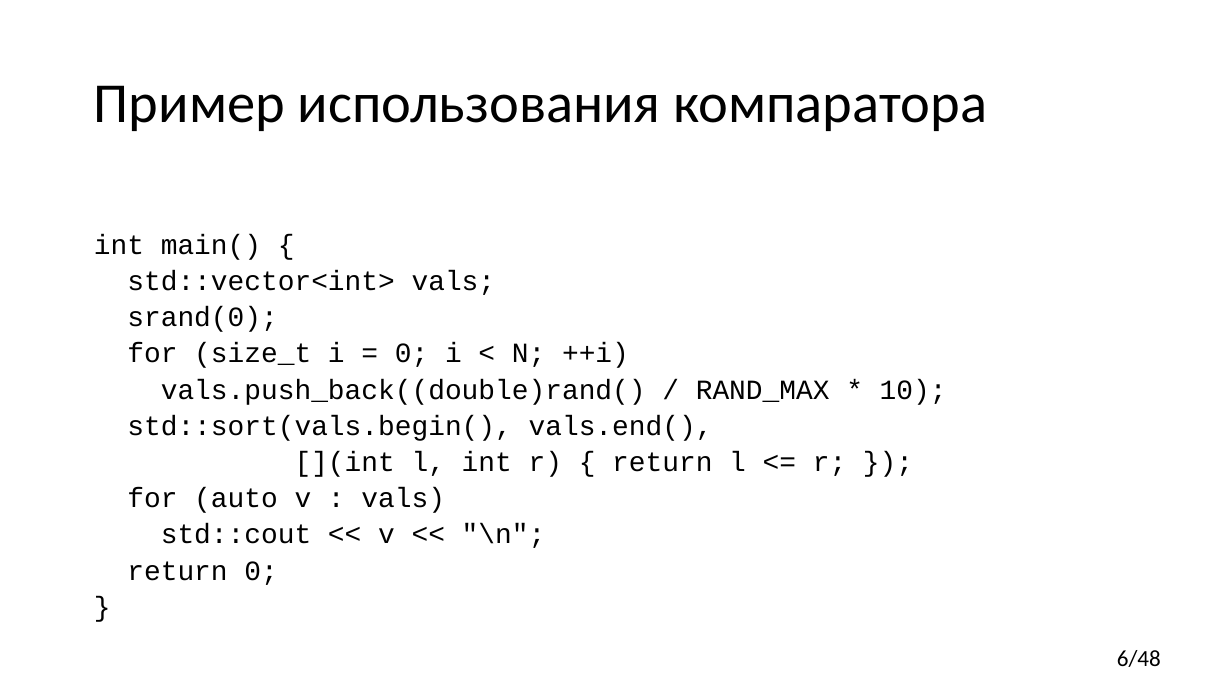
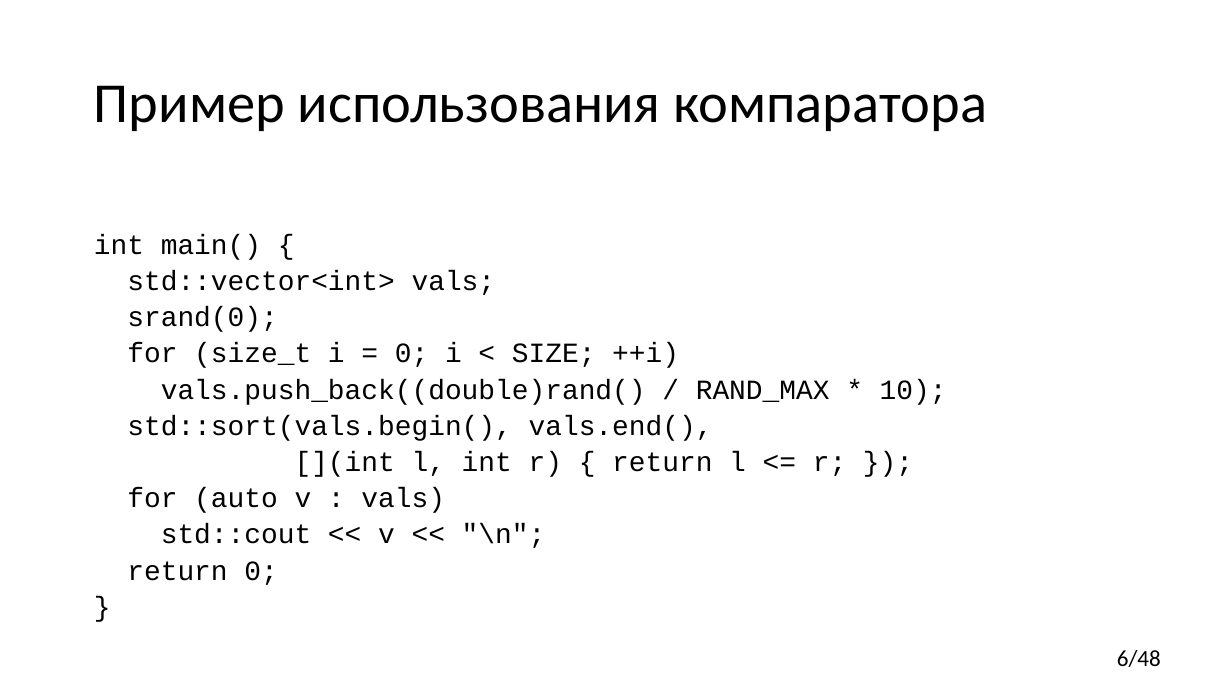
Before and after one commit to yugr/CppRussia, a slide deck: slide 6 of 2023/RU.pptx. Drawn at 1232x693 pixels with LibreOffice and Linux fonts; fonts in the diff are those of the drawing. Boxes give left, top, right and bottom in pixels: in the first picture for what was removed or moved away, otherwise in the second. Text is boxed around its words. In the diff, an @@ line names an element or a change of style, - is before the commit and + after.

```diff
--- a/2023/RU.pptx
+++ b/2023/RU.pptx
@@ text at bbox=[127, 343, 679, 368]: text changed @@
-for (size_t i = 0; i < N; ++i)
+for (size_t i = 0; i < SIZE; ++i)
```
Also in this commit, not shown: 7 other slides changed.
